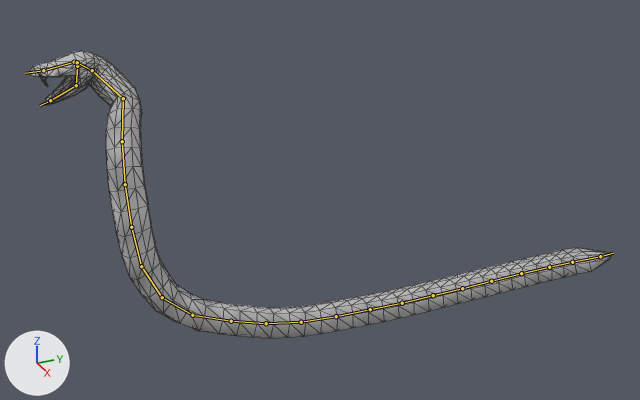
Before and after pictures for a commit that changed the Blender file rigs/snake/animation-snake-idle.blend.
Both versions are drawn from a camera (50 mm lens) standing at (3.39, -0.26, 2.42) and looking at (-0.21, 1.36, 0.62). Lighting does not change. The marker at lower left points along +X, +Y and +Z. The older version comes first. Both versions are drawn at frame 41 of the action 'Idle'; the numbers are the values there. The bones that change, and the others that lie on the model, are drawn over the model as lines. Mesh edges are drawn as thin lines.

The first picture shows 'SnakeMesh'.
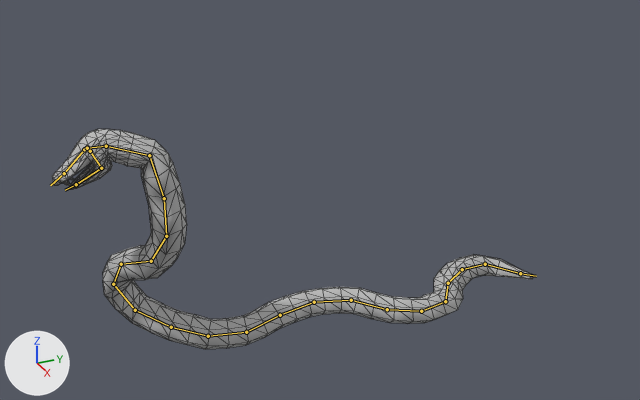
The edits, one by one:
Bone 'DRV_tail6' (bone_drv_tail6) moves from (0.0, 0.0, 0.0) to (-0.163, 0.0, 1.083).
Bone 'DRV_tail5' (bone_drv_tail5) moves from (0.0, 0.0, 0.0) to (0.179, 0.0, 0.917).
Bone 'DRV_tail4' (bone_drv_tail4) moves from (0.0, 0.0, 0.0) to (-0.179, 0.127, 0.722).
Bone 'DRV_tail3' (bone_drv_tail3) moves from (0.0, 0.0, 0.0) to (0.124, 0.136, 0.651).
Bone 'DRV_tail2' (bone_drv_tail2) moves from (0.0, 0.049, 0.401) to (-0.289, 0.456, 0.61).
Bone 'DRV_tail1' (bone_drv_tail1) moves from (0.0, 0.718, 0.196) to (0.049, 0.7, -0.091).
Bone 'DRV_tail7' (bone_drv_tail7) moves from (0.0, 0.0, 0.0) to (-0.005, 0.0, 1.2).
Bone 'DRV_head' (bone_drv_head) moves from (-0.396, -0.595, -1.17) to (-0.035, -0.5, -0.921).
Bone 'DRV_head' (bone_drv_head) turns from (0, 0, 0) to (37, 4, 9) degrees about its own x, y and z.
Bone 'DRV_mouth' (bone_drv_mouth) turns from (0, 0, 0) to (-33, -1, -1) degrees about its own x, y and z.

Where the change shows, as pixel boxes [x1, y1, x2, y2] in the pictures (640 x 400 px):
'SnakeMesh', posed (17% narrower, 23% shorter)
    before: [29, 51, 611, 338]
    after: [52, 129, 533, 349]
